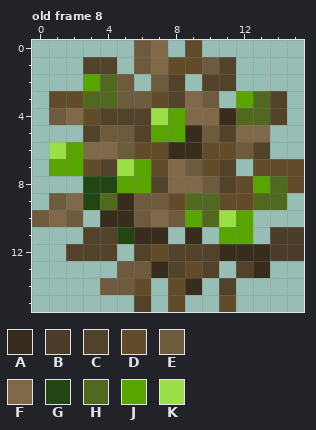
Edited in one commit: pixel-art file (src/main/resources/assets/xps/textures/xp_bush_stages.aseprite). Above is the file before it was changed.
16x16 pixels, 10 frames. Shown: old frame 8. The commit also changed other frames, which this record leaves out.
Visible layers, top first: "Xp_bush_stage0", "Xp_bush_stage1", "Xp_bush_stage2", "Xp_bush_stage3", "Xp_bush_stage4", "Xp_bush_stage5", "Xp_bush_stage6", "Xp_bush_stage7", "Xp_berrys", "xp_berries_seeds".
Palette (. is transparent): A #382d1d  B #4b3d29  C #524229  D #624b28  E #6e5a3c  F #7f6948  G #224514  H #50691f  J #58a500  K #9bdf46
Pixels before, old frame 8, first column x 0:
 0 ......EF.D......
 1 ...CC.EFDDEC....
 2 ...JHE.EC.CC....
 3 .DDHHEEDCFE.JHC.
 4 .EFDCCCKJFFAHHC.
 5 ...CEECJJAECFF..
 6 .KJFFEDDAADDEC..
 7 .JJDCKJDFEDC.DDD
 8 ...GGJJCFFECDJHD
 9 .EFGHAEEDHHDDHH.
10 EFE.AAEFEJHKJ...
11 ...CCGAA.A.JJ.BB
12 ..CCC.CDCCCAAABB
13 .....EEACDC.CA..
14 ....EED.DA.C....
15 ......C.D..D....
After the commit:
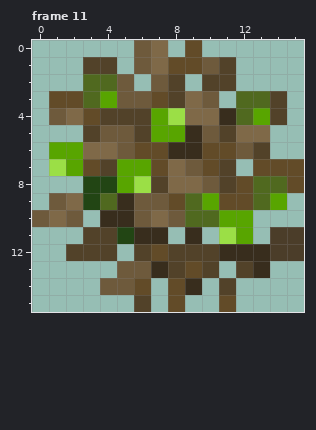
A new or re-ordered frame is compared with the old frame closest to it.
Commit: animated stage 7 berrie bushes
Changes in this commit:
{"change": "frames re-ordered"}
{"where": "frame 11 against old frame 8, layer \"Xp_bush_stage7\""}
{"frame":11,"y":2,"x":3,"old":"J","new":"H"}
{"frame":11,"y":3,"x":4,"old":"H","new":"J"}
{"frame":11,"y":3,"x":12,"old":"J","new":"H"}
{"frame":11,"y":4,"x":7,"old":"KJ","new":"JK"}
{"frame":11,"y":4,"x":13,"old":"H","new":"J"}
{"frame":11,"y":6,"x":1,"old":"K","new":"J"}
{"frame":11,"y":7,"x":1,"old":"J","new":"K"}
{"frame":11,"y":7,"x":5,"old":"K","new":"J"}
{"frame":11,"y":8,"x":6,"old":"J","new":"K"}
{"frame":11,"y":8,"x":13,"old":"J","new":"H"}
{"frame":11,"y":9,"x":10,"old":"H","new":"J"}
{"frame":11,"y":9,"x":14,"old":"H","new":"J"}
{"frame":11,"y":10,"x":9,"old":"J","new":"H"}
{"frame":11,"y":10,"x":11,"old":"K","new":"J"}
{"frame":11,"y":11,"x":11,"old":"J","new":"K"}
